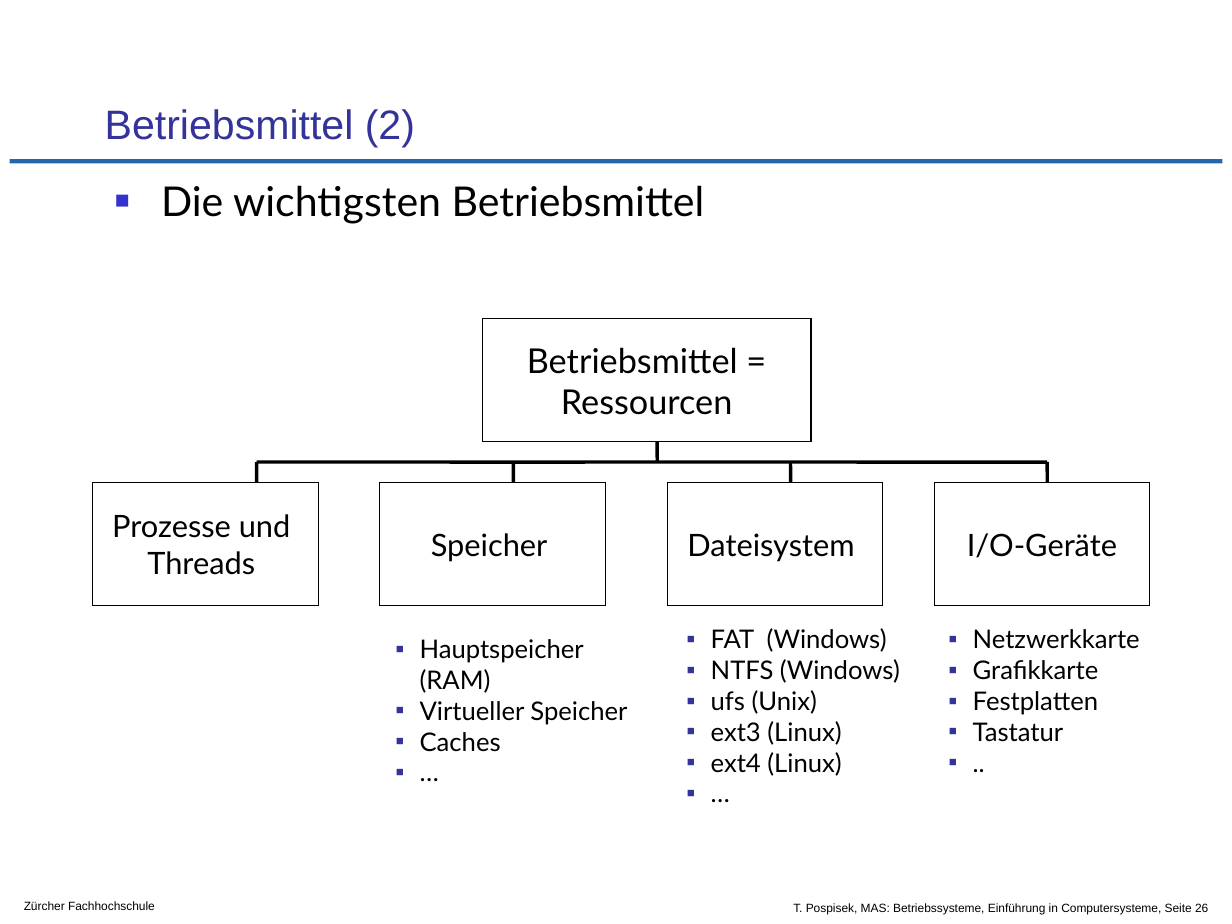
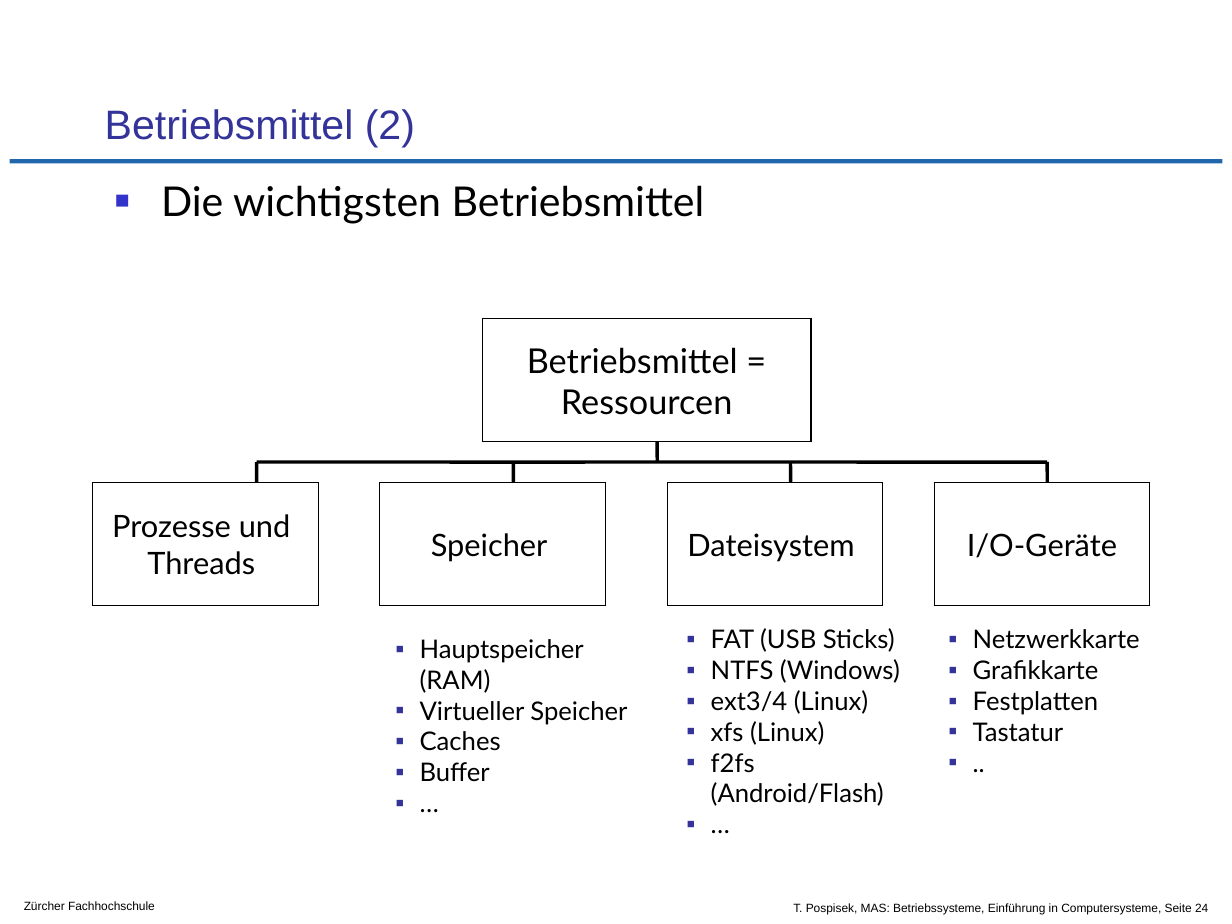
Before and after one commit to tpo/betriebssysteme, a slide deck: slide 24 of 01-1_Einführung_in_Computersysteme.odp (slide 26 before the commit). Drawn at 1232x924 pixels with LibreOffice and Linux fonts; fonts in the diff are those of the drawing; background and template pictures are left out. Boxes give left, top, right and bottom in pixels: in the first picture for what was removed or moved away, otherwise in the second. Text is boxed around its words. In the diff, an @@ line names an element or a change of style, - is before the commit and + after.

Commit message:
Anpassung an neues CAS Format/Länge
(Achtung: durch's Löschen verändern sich die Seitenzahlen...)

S.2 notiert, dass Script divergiert
S.10 Seite gelöscht
S.11 einige Angaben aus der gelöschten Seite übernommen
S.16 Seite gelöscht
S.17 einige Angaben aus der gelöschten Seite übernommen
S.19 Seite gelöscht
S.20 einige OS in "Historische" Sektion verschoben
S.24 f2fs erwähnt

```diff
--- a/01-1_Einführung_in_Computersysteme.odp
+++ b/01-1_Einführung_in_Computersysteme.odp
@@ text at [711, 628, 895, 652]: text changed @@
-▪ FAT (Windows)
+▪ FAT (USB Sticks)
@@ text at [711, 690, 884, 806]: text changed @@
-▪ ufs (Unix)
-▪ ext3 (Linux)
-▪ ext4 (Linux)
+▪ ext3/4 (Linux)
+▪ xfs (Linux)
+▪ f2fs (Android/Flash)
@@ text at [420, 762, 490, 782]: paragraph added @@
+▪ Buffer
@@ text at [793, 903, 1208, 914]: text changed @@
-T. Pospisek, MAS: Betriebssysteme, Einführung in Computersysteme, Seite 26
+T. Pospisek, MAS: Betriebssysteme, Einführung in Computersysteme, Seite 24
```
Also in this commit, not shown: 4 other slides changed, 2 slides removed.
